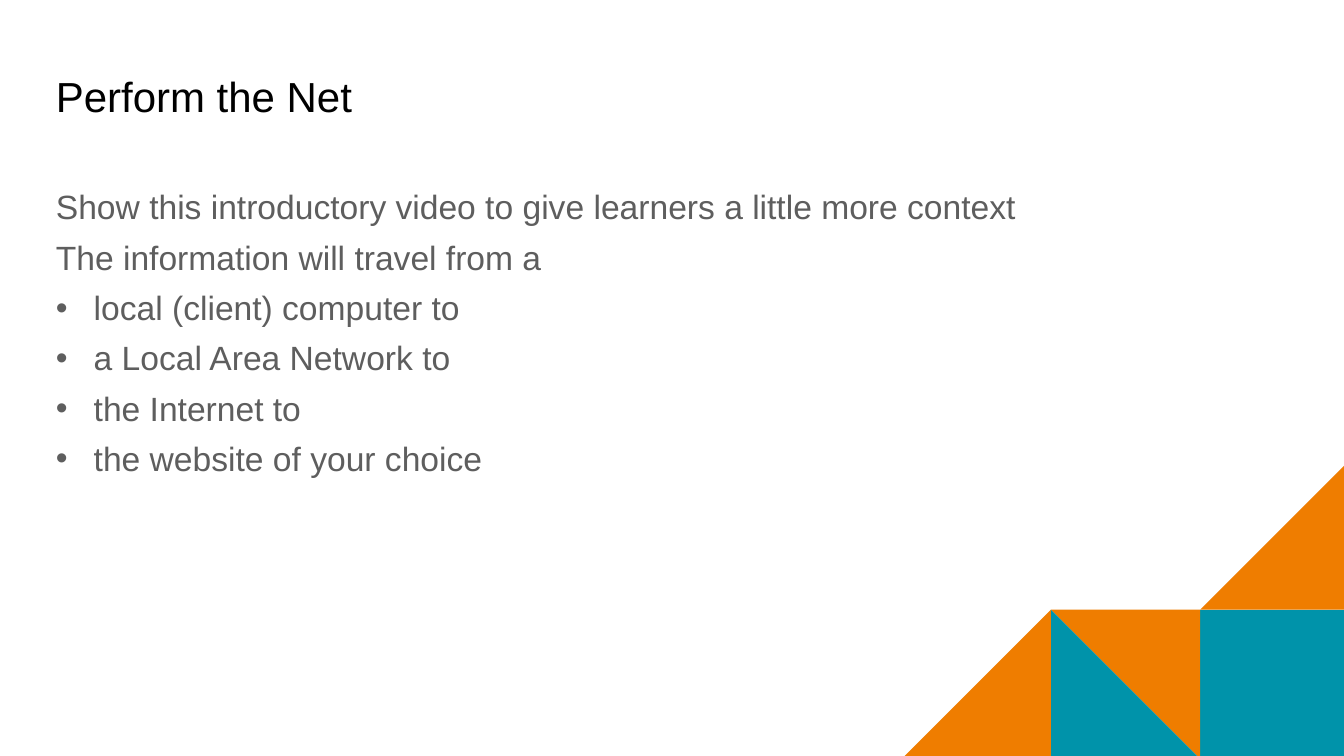
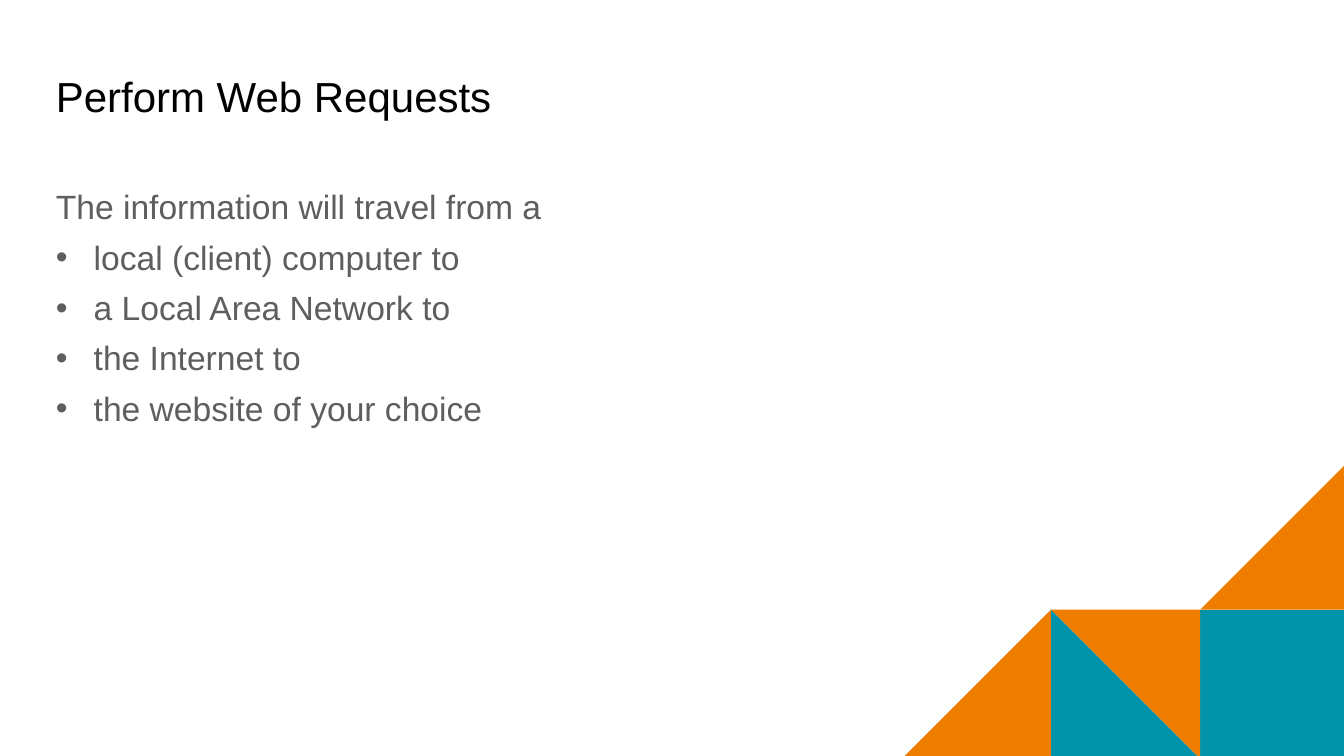
Before and after one commit to mr-eggleton/web-lit-core, a slide deck: slide 11 of final ppt/02-map-the-web.pptx (slide 9 before the commit). Drawn at 1344x756 pixels with LibreOffice and Linux fonts; fonts in the diff are those of the drawing; background and template pictures are left out. Boxes give left, top, right and bottom in pixels: in the first picture for what was removed or moved away, otherwise in the second. Text is boxed around its words. In the diff, an @@ line names an element or a change of style, - is before the commit and + after.

```diff
--- a/final ppt/02-map-the-web.pptx
+++ b/final ppt/02-map-the-web.pptx
@@ title at (56,81,491,120): text changed @@
-Perform the Net
+Perform Web Requests
@@ text at (56,194,1015,226): paragraph removed @@
-Show this introductory video to give learners a little more context
```
Also in this commit, not shown: 2 other slides changed, 2 slides added, 12 other files.
